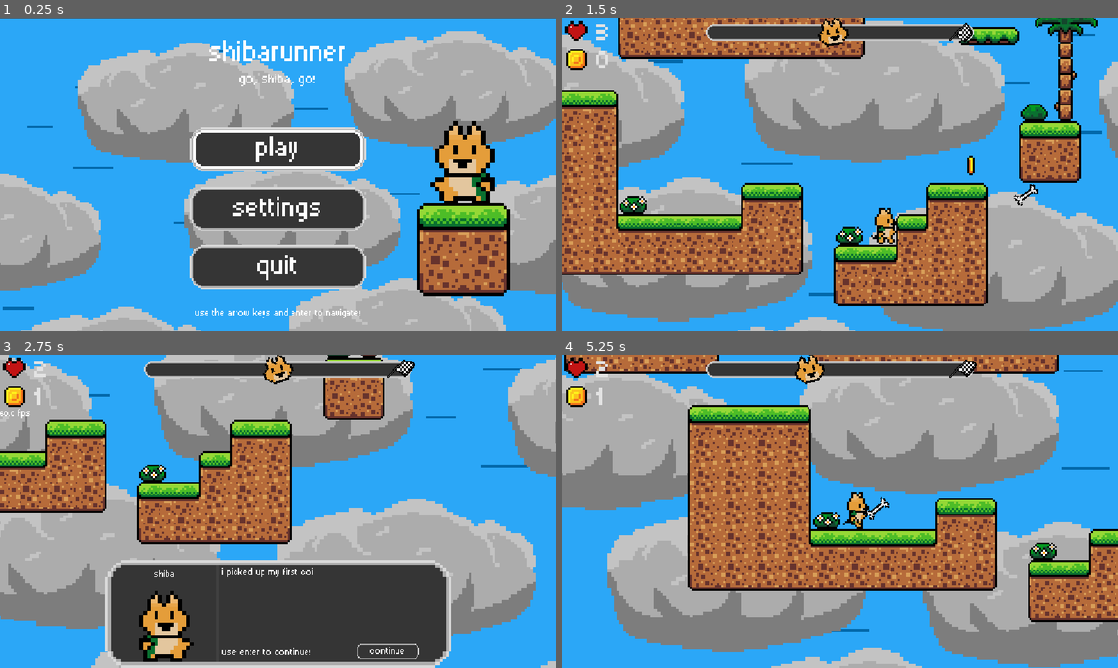
Above: before the commit, frames 1-4 (two rows, left to right).
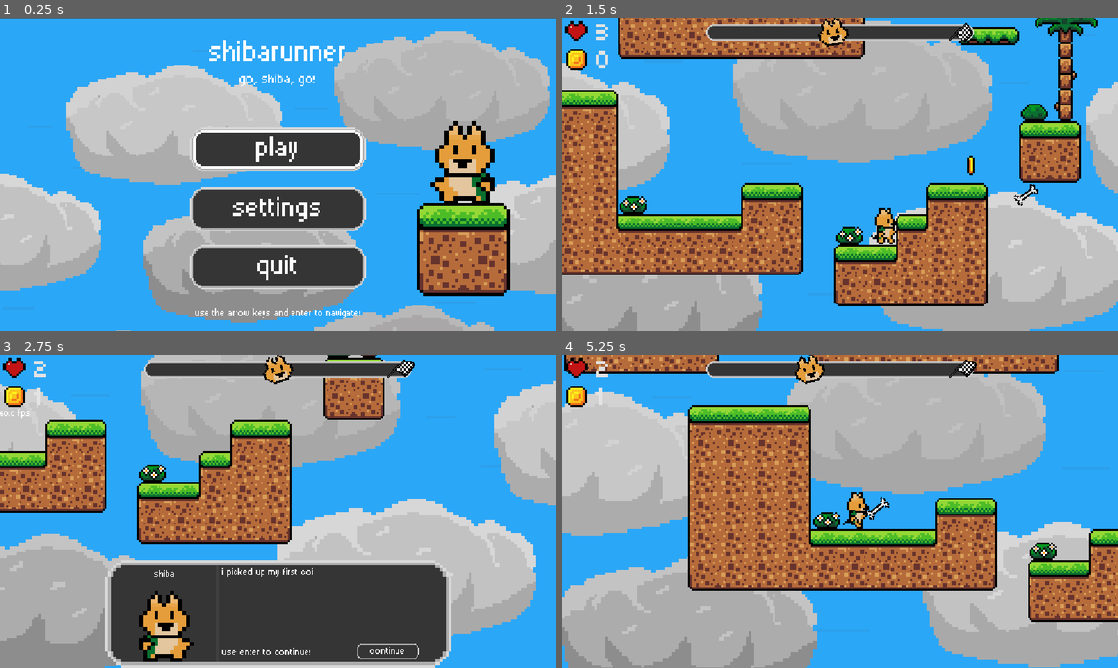
Above: after the commit, the same moments.

Repository: RafaeloxMC/shiba
Game: Godot game, scene res://scenes/main_menu.tscn
Same seed, same stepped clock (60 frames per second), same inputs: the game is played once before the commit and once after it.
Inputs:
- Up to frame 1 (0.25 s): no input
- Up to frame 2 (1.5 s): tap Enter (next) at 0.5, 1.35 s; hold Right (move_right) from 0.53 s (still down); tap S (attack) at 0.6 s; tap Space (jump) at 0.77 s
- Up to frame 3 (2.75 s): tap Space (jump) at 1.52 s; release Right (move_right) at 2.03 s; hold Left (move_left) from 2.03 s (still down); tap [ (show_fps) at 2.1 s
- Up to frame 4 (5.25 s): release Left (move_left) at 2.78 s; hold Right (move_right) 2.78-4.28 s; tap S (attack) at 2.85, 5.1 s; tap Space (jump) at 3.02, 3.77, 4.52 s; tap Enter (next) at 3.6 s; hold Left (move_left) 4.28-5.03 s; tap [ (show_fps) at 4.35 s; hold Right (move_right) from 5.03 s (still down)

The runs differ from the first frame. In frame 1, 30% of the frame differs, in the area x 0-100%, y 4-100%; in frame 2, 25%; in frame 3, 21%; in frame 4, 33%.

Commit message:
Huge improvement to parallax
Added variety & a parallax scene for reusability. Also fixed a typo in a file name

Diff:
--- a/scenes/levels/level_1.tscn
+++ b/scenes/levels/level_1.tscn
@@ -1,9 +1,6 @@
-[gd_scene load_steps=29 format=3 uid="uid://bd0uwlu6vgy38"]
-
-[ext_resource type="Script" uid="uid://b8yyy402vh1a8" path="res://scripts/air_bg.gd" id="1_bahl2"]
-[ext_resource type="Texture2D" uid="uid://b7gdnlf5qy75k" path="res://assets/sprites/parllax_bg.png" id="2_np2pn"]
-[ext_resource type="Script" uid="uid://5mk8yt0a4r1" path="res://scripts/clouds.gd" id="3_v6ha0"]
-[ext_resource type="Texture2D" uid="uid://cwjr6pb7jamhr" path="res://assets/sprites/parallax_fg.png" id="4_gmpev"]
+[gd_scene load_steps=26 format=3 uid="uid://bd0uwlu6vgy38"]
+
+[ext_resource type="PackedScene" uid="uid://cesxcje0r35td" path="res://scenes/parallax.tscn" id="1_mm8aj"]
 [ext_resource type="TileSet" uid="uid://bk2fv30homksp" path="res://assets/tile_sets/map_tiles.tres" id="5_bahl2"]
 [ext_resource type="PackedScene" uid="uid://b50ps8r584f3y" path="res://scenes/player.tscn" id="6_ndtll"]
 [ext_resource type="PackedScene" uid="uid://gef1vveefbjs" path="res://scenes/gameui.tscn" id="7_7h2jl"]
@@ -143,30 +140,7 @@
 
 [node name="Game" type="Node2D"]
 
-[node name="ParallaxBackground" type="ParallaxBackground" parent="."]
-scale = Vector2(0.3, 0.3)
-transform = Transform2D(0.3, 0, 0, 0.3, 0, 0)
-
-[node name="ParallaxLayer" type="ParallaxLayer" parent="ParallaxBackground"]
-position = Vector2(-470, 118.667)
-motion_scale = Vector2(0.1, 0.1)
-motion_mirroring = Vector2(1168.5, 680)
-script = ExtResource("1_bahl2")
-
-[node name="Sprite2D" type="Sprite2D" parent="ParallaxBackground/ParallaxLayer"]
-position = Vector2(576.342, 102)
-scale = Vector2(1.82607, 1.42606)
-texture = ExtResource("2_np2pn")
-
-[node name="ParallaxLayer2" type="ParallaxLayer" parent="ParallaxBackground"]
-position = Vector2(-469.658, -123.333)
-motion_mirroring = Vector2(1164.8, 800)
-script = ExtResource("3_v6ha0")
-
-[node name="Sprite2D" type="Sprite2D" parent="ParallaxBackground/ParallaxLayer2"]
-position = Vector2(576, 464)
-scale = Vector2(1.82, 1.82)
-texture = ExtResource("4_gmpev")
+[node name="Parallax" parent="." instance=ExtResource("1_mm8aj")]
 
 [node name="TileMap" type="TileMap" parent="."]
 tile_set = ExtResource("5_bahl2")
--- a/scenes/levels/level_2.tscn
+++ b/scenes/levels/level_2.tscn
@@ -1,9 +1,6 @@
-[gd_scene load_steps=24 format=3 uid="uid://ctt48cl7wtscj"]
-
-[ext_resource type="Script" uid="uid://b8yyy402vh1a8" path="res://scripts/air_bg.gd" id="1_v8d84"]
-[ext_resource type="Texture2D" uid="uid://b7gdnlf5qy75k" path="res://assets/sprites/parllax_bg.png" id="2_gw1l3"]
-[ext_resource type="Script" uid="uid://5mk8yt0a4r1" path="res://scripts/clouds.gd" id="3_p4se4"]
-[ext_resource type="Texture2D" uid="uid://cwjr6pb7jamhr" path="res://assets/sprites/parallax_fg.png" id="4_sibr7"]
+[gd_scene load_steps=21 format=3 uid="uid://ctt48cl7wtscj"]
+
+[ext_resource type="PackedScene" uid="uid://cesxcje0r35td" path="res://scenes/parallax.tscn" id="1_tv7cl"]
 [ext_resource type="TileSet" uid="uid://bk2fv30homksp" path="res://assets/tile_sets/map_tiles.tres" id="5_ndlae"]
 [ext_resource type="PackedScene" uid="uid://b50ps8r584f3y" path="res://scenes/player.tscn" id="6_sbygb"]
 [ext_resource type="PackedScene" uid="uid://gef1vveefbjs" path="res://scenes/gameui.tscn" id="7_5niy6"]
@@ -97,30 +94,7 @@
 
 [node name="Game" type="Node2D"]
 
-[node name="ParallaxBackground" type="ParallaxBackground" parent="."]
-scale = Vector2(0.3, 0.3)
-transform = Transform2D(0.3, 0, 0, 0.3, 0, 0)
-
-[node name="ParallaxLayer" type="ParallaxLayer" parent="ParallaxBackground"]
-position = Vector2(-470, 118.667)
-motion_scale = Vector2(0.1, 0.1)
-motion_mirroring = Vector2(1168.5, 680)
-script = ExtResource("1_v8d84")
-
-[node name="Sprite2D" type="Sprite2D" parent="ParallaxBackground/ParallaxLayer"]
-position = Vector2(576.342, 102)
-scale = Vector2(1.82607, 1.42606)
-texture = ExtResource("2_gw1l3")
-
-[node name="ParallaxLayer2" type="ParallaxLayer" parent="ParallaxBackground"]
-position = Vector2(-469.658, -123.333)
-motion_mirroring = Vector2(1164.8, 800)
-script = ExtResource("3_p4se4")
-
-[node name="Sprite2D" type="Sprite2D" parent="ParallaxBackground/ParallaxLayer2"]
-position = Vector2(576, 464)
-scale = Vector2(1.82, 1.82)
-texture = ExtResource("4_sibr7")
+[node name="Parallax" parent="." instance=ExtResource("1_tv7cl")]
 
 [node name="TileMap" type="TileMap" parent="."]
 tile_set = ExtResource("5_ndlae")
--- a/scenes/levels/level_3.tscn
+++ b/scenes/levels/level_3.tscn
@@ -1,9 +1,6 @@
-[gd_scene load_steps=14 format=3 uid="uid://domf11aw817be"]
+[gd_scene load_steps=11 format=3 uid="uid://domf11aw817be"]
 
-[ext_resource type="Script" uid="uid://b8yyy402vh1a8" path="res://scripts/air_bg.gd" id="1_t14x3"]
-[ext_resource type="Texture2D" uid="uid://b7gdnlf5qy75k" path="res://assets/sprites/parllax_bg.png" id="2_ahaer"]
-[ext_resource type="Script" uid="uid://5mk8yt0a4r1" path="res://scripts/clouds.gd" id="3_wt4k6"]
-[ext_resource type="Texture2D" uid="uid://cwjr6pb7jamhr" path="res://assets/sprites/parallax_fg.png" id="4_wo5bm"]
+[ext_resource type="PackedScene" uid="uid://cesxcje0r35td" path="res://scenes/parallax.tscn" id="1_ugcn1"]
 [ext_resource type="TileSet" uid="uid://bk2fv30homksp" path="res://assets/tile_sets/map_tiles.tres" id="5_n6eey"]
 [ext_resource type="PackedScene" uid="uid://b50ps8r584f3y" path="res://scenes/player.tscn" id="6_022ip"]
 [ext_resource type="PackedScene" uid="uid://gef1vveefbjs" path="res://scenes/gameui.tscn" id="7_hl16f"]
@@ -19,30 +16,7 @@
 
 [node name="Game" type="Node2D"]
 
-[node name="ParallaxBackground" type="ParallaxBackground" parent="."]
-scale = Vector2(0.3, 0.3)
-transform = Transform2D(0.3, 0, 0, 0.3, 0, 0)
-
-[node name="ParallaxLayer" type="ParallaxLayer" parent="ParallaxBackground"]
-position = Vector2(-470, 118.667)
-motion_scale = Vector2(0.1, 0.1)
-motion_mirroring = Vector2(1168.5, 680)
-script = ExtResource("1_t14x3")
-
-[node name="Sprite2D" type="Sprite2D" parent="ParallaxBackground/ParallaxLayer"]
-position = Vector2(576.342, 102)
-scale = Vector2(1.82607, 1.42606)
-texture = ExtResource("2_ahaer")
-
-[node name="ParallaxLayer2" type="ParallaxLayer" parent="ParallaxBackground"]
-position = Vector2(-469.658, -123.333)
-motion_mirroring = Vector2(1164.8, 800)
-script = ExtResource("3_wt4k6")
-
-[node name="Sprite2D" type="Sprite2D" parent="ParallaxBackground/ParallaxLayer2"]
-position = Vector2(576, 464)
-scale = Vector2(1.82, 1.82)
-texture = ExtResource("4_wo5bm")
+[node name="Parallax" parent="." instance=ExtResource("1_ugcn1")]
 
 [node name="TileMap" type="TileMap" parent="."]
 tile_set = ExtResource("5_n6eey")
--- a/scenes/main_menu.tscn
+++ b/scenes/main_menu.tscn
@@ -6,7 +6,7 @@
 [ext_resource type="Texture2D" uid="uid://bmajqgx1hdnrr" path="res://assets/sprites/world_tileset.png" id="2_flqon"]
 [ext_resource type="PackedScene" uid="uid://bd0uwlu6vgy38" path="res://scenes/levels/level_1.tscn" id="3_bqqt6"]
 [ext_resource type="Script" uid="uid://b8yyy402vh1a8" path="res://scripts/air_bg.gd" id="3_rcqid"]
-[ext_resource type="Texture2D" uid="uid://b7gdnlf5qy75k" path="res://assets/sprites/parllax_bg.png" id="4_1ajci"]
+[ext_resource type="Texture2D" uid="uid://b7gdnlf5qy75k" path="res://assets/sprites/parallax_bg.png" id="4_1ajci"]
 [ext_resource type="Script" uid="uid://5mk8yt0a4r1" path="res://scripts/clouds.gd" id="5_7b55j"]
 [ext_resource type="PackedScene" uid="uid://cso30bnqrkklj" path="res://scenes/shutdown.tscn" id="5_8ln24"]
 [ext_resource type="PackedScene" uid="uid://ctrdli6f4pyyx" path="res://scenes/settings.tscn" id="5_rtw2f"]
--- /dev/null
+++ b/scenes/parallax.tscn
@@ -0,0 +1,33 @@
+[gd_scene load_steps=5 format=3 uid="uid://cesxcje0r35td"]
+
+[ext_resource type="Script" uid="uid://b8yyy402vh1a8" path="res://scripts/air_bg.gd" id="1_dgjee"]
+[ext_resource type="Texture2D" uid="uid://b7gdnlf5qy75k" path="res://assets/sprites/parallax_bg.png" id="2_quimm"]
+[ext_resource type="Script" uid="uid://5mk8yt0a4r1" path="res://scripts/clouds.gd" id="3_yvlf7"]
+[ext_resource type="Texture2D" uid="uid://cwjr6pb7jamhr" path="res://assets/sprites/parallax_fg.png" id="4_hankl"]
+
+[node name="Parallax" type="Node2D"]
+
+[node name="ParallaxBackground" type="ParallaxBackground" parent="."]
+scale = Vector2(0.3, 0.3)
+transform = Transform2D(0.3, 0, 0, 0.3, 0, 0)
+
+[node name="ParallaxLayer" type="ParallaxLayer" parent="ParallaxBackground"]
+position = Vector2(-470, 118.667)
+motion_scale = Vector2(0.1, 0.1)
+motion_mirroring = Vector2(1168.5, 680)
+script = ExtResource("1_dgjee")
+
+[node name="Sprite2D" type="Sprite2D" parent="ParallaxBackground/ParallaxLayer"]
+position = Vector2(576.342, 102)
+scale = Vector2(1.82607, 1.42606)
+texture = ExtResource("2_quimm")
+
+[node name="ParallaxLayer2" type="ParallaxLayer" parent="ParallaxBackground"]
+position = Vector2(-469.658, -123.333)
+motion_mirroring = Vector2(1164.8, 850)
+script = ExtResource("3_yvlf7")
+
+[node name="Sprite2D" type="Sprite2D" parent="ParallaxBackground/ParallaxLayer2"]
+position = Vector2(576, 464)
+scale = Vector2(1.82, 1.82)
+texture = ExtResource("4_hankl")
Binary file added: assets/sprites/parallax_bg.png
Not shown, changed: assets/sprites/parallax_bg.png.import
Binary file changed: assets/sprites/parallax_fg.png
Not shown, changed: assets/sprites/parallax_fg.png.import
Binary file removed: assets/sprites/parllax_bg.png
